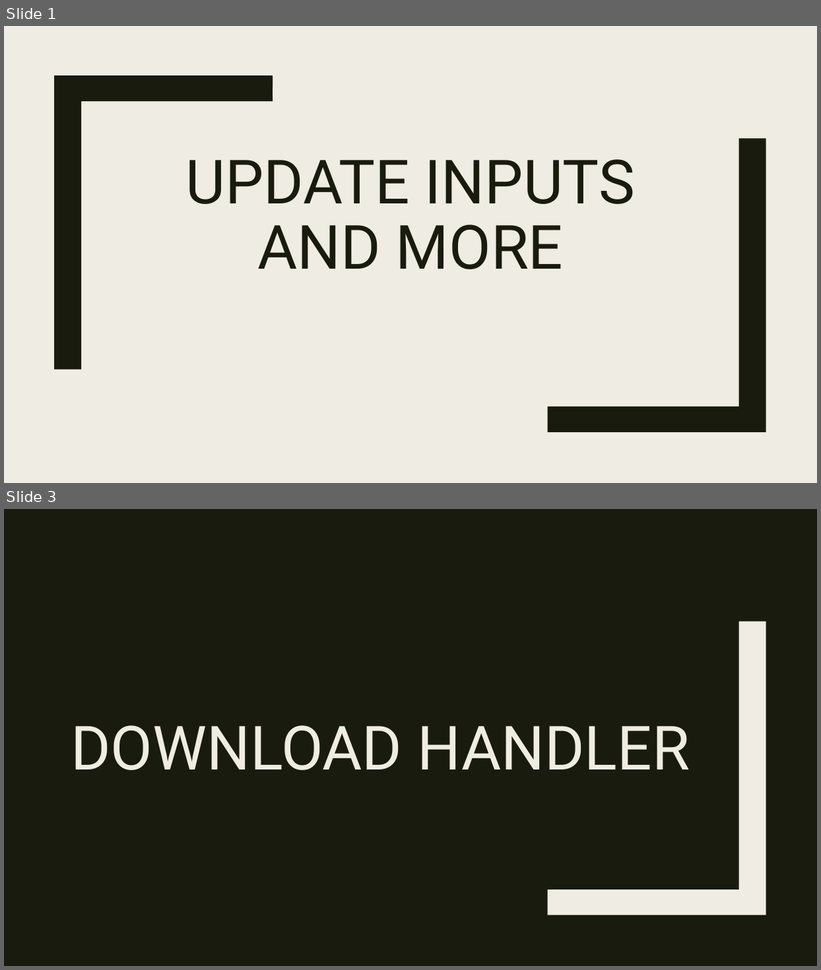
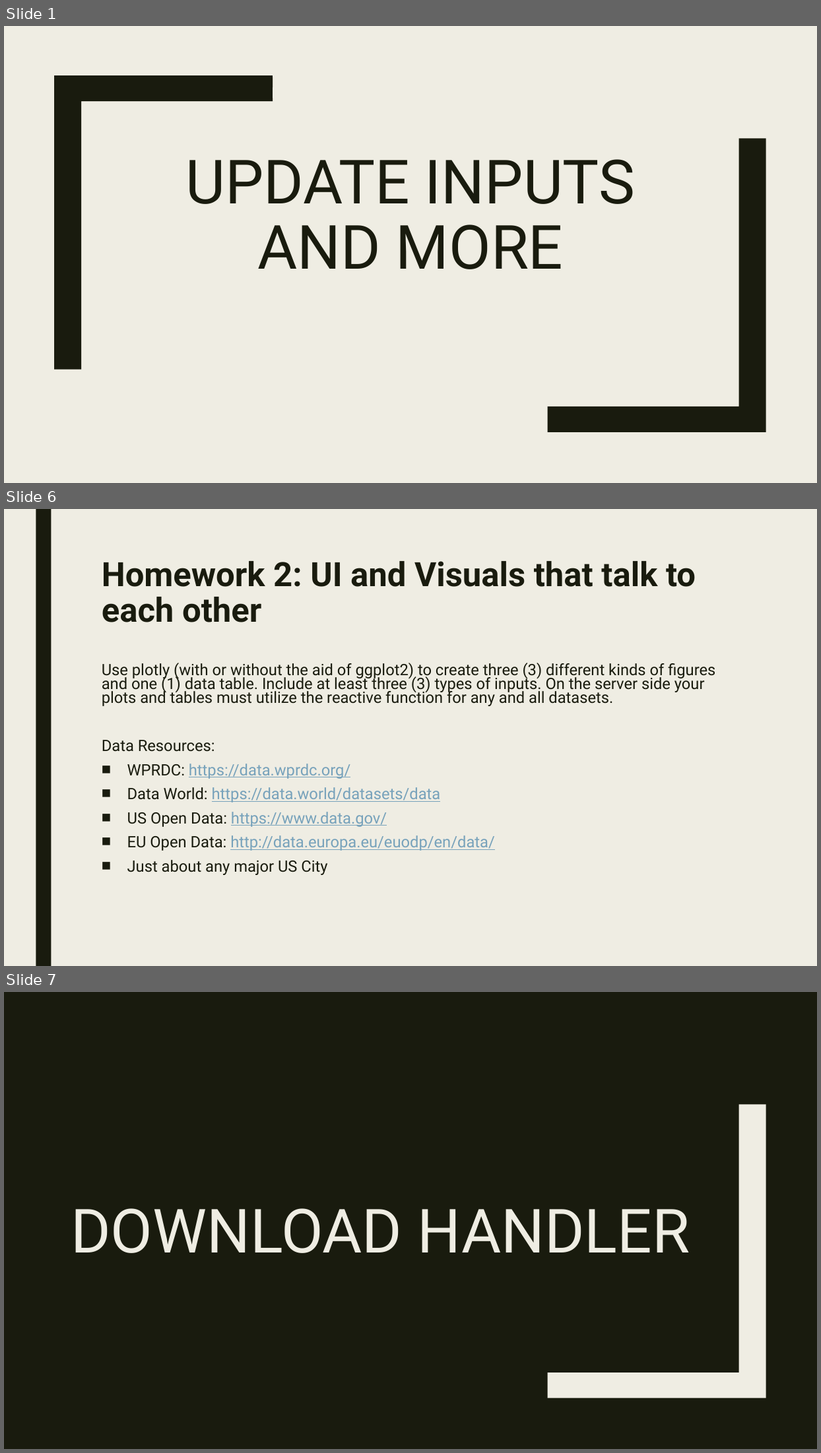
Before and after one commit to RforOperations2018/Class_5, a slide deck: Class 5.pptx. Shown one above the other, each under a label of ours: slides 1 and 3 before the commit, slides 1, 6 and 7 after it; the slides between them are not shown. The pictures are 821x970 and 821x1453 pixels, drawn with LibreOffice and Linux fonts; fonts in the diff are those of the drawing. Boxes give left, top, right and bottom in pixels: in the first picture for what was removed or moved away, otherwise in the second. Text is boxed around its words. In the diff, an @@ line names an element or a change of style, - is before the commit and + after.

```diff
--- a/Class 5.pptx
+++ b/Class 5.pptx
@@ slide 6 added at (x1=4, y1=509, x2=817, y2=966), background #EFEDE3 @@
@@ rectangle added at (x1=36, y1=509, x2=51, y2=966), fill #191B0E @@
@@ title added at (x1=102, y1=561, x2=696, y2=623), 39.6 pt, text #191B0E, bold @@
+Homework 2: UI and Visuals that talk to each other
@@ text added at (x1=102, y1=663, x2=715, y2=875), 18.5 pt, text #191B0E @@
+Use plotly (with or without the aid of ggplot2) to create three (3) different kinds of figures and one (1) data table. Include at least three (3) types of inputs. On the server side your plots and tables must utilize the reactive function for any and all datasets.
+Data Resources:
+■ WPRDC: https://data.wprdc.org/
+■ Data World: https://data.world/datasets/data
+■ US Open Data: https://www.data.gov/
+■ EU Open Data: http://data.europa.eu/euodp/en/data/
+■ Just about any major US City
@@ what was slide 3 is now slide 7 @@
```
Also in this commit, not shown: 1 slide changed, 3 other slides added, 4 other files.
